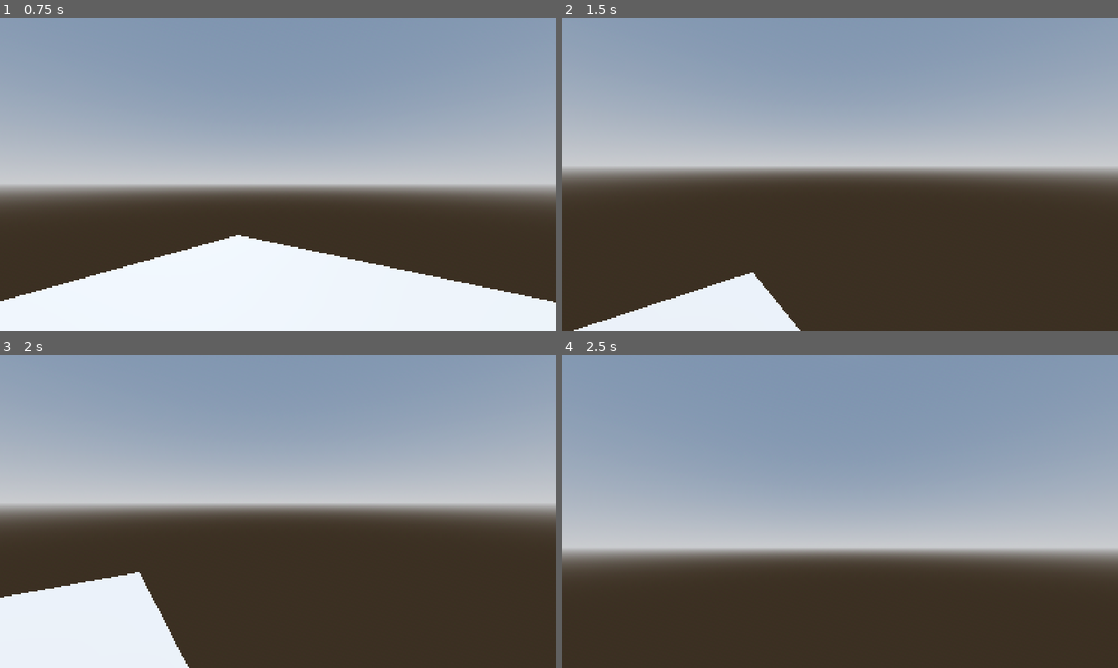
Above: before the commit, frames 1-4 (two rows, left to right).
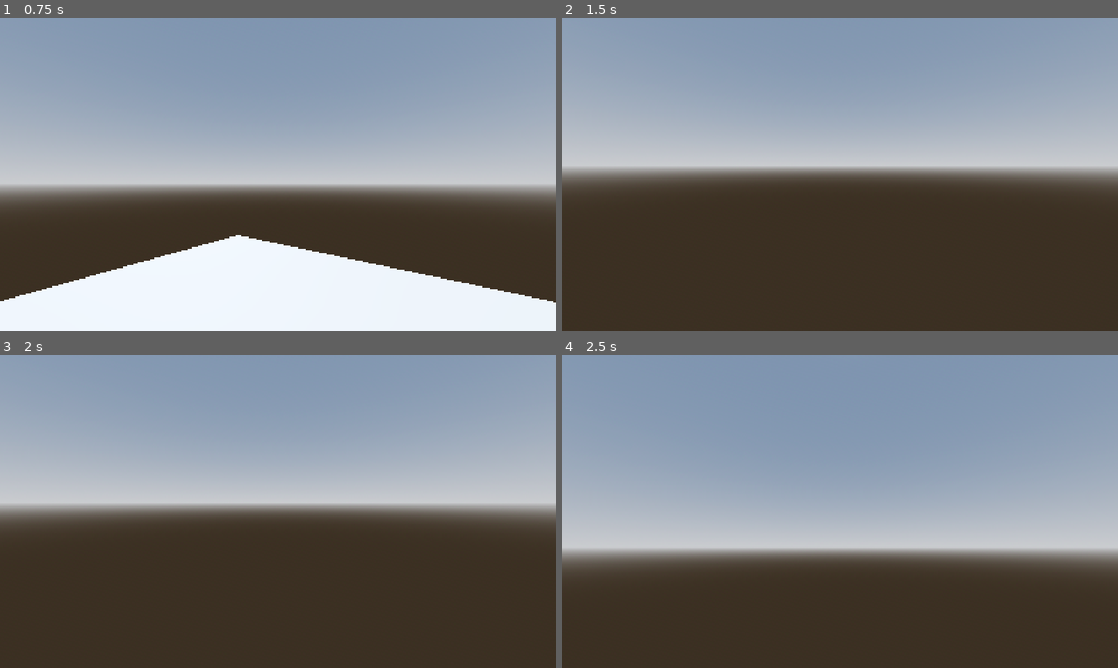
Above: after the commit, the same moments.

Repository: PixelSaver/WannaFall
Game: Godot game, scene res://Scenes/world.tscn
Two runs of this game, one before a commit and one after it. Both use one fixed random seed, a clock stepped at 60 frames per second and the inputs below.
Inputs (mouse positions are in pixels of both pictures, inside the frame that each line leads up to):
- Up to frame 1 (0.75 s): tap Enter at 0.5 s; move the mouse to (305, 174) at 0.52 s; press the mouse at (305, 174) at 0.53 s; hold W (up) from 0.53 s (still down)
- Up to frame 2 (1.5 s): keep holding W (up); tap Space (jump) at 0.77, 1.25 s; move the mouse to (812, 174) at 1.27 s; release the mouse at (812, 174) at 1.28 s; click (812, 174) at 1.35 s
- Up to frame 3 (2 s): keep holding W (up); tap Space (jump) at 1.52 s
- Up to frame 4 (2.5 s): keep holding W (up); move the mouse to (851, 505) at 2.02 s; press the mouse at (851, 505) at 2.03 s

Frame 1 is identical in both runs. In frame 2, 3.9% of the frame differs, in the area x 2-43%, y 81-100%; in frame 3, 8.0%, in the area x 0-34%, y 69-100%; in frame 4, nothing differs.

Commit message:
still trying to tune...

Diff:
--- a/Scenes/world.tscn
+++ b/Scenes/world.tscn
@@ -69,7 +69,7 @@
 shape = SubResource("ConvexPolygonShape3D_5ukr8")
 
 [node name="Hold" parent="Node3D" instance=ExtResource("2_go701")]
-transform = Transform3D(1, 0, 0, 0, 1, 0, 0, 0, 1, 0, 3.495698, 4)
+transform = Transform3D(1, 0, 0, 0, 1, 0, 0, 0, 1, 0, 3.495698, 1.5126157)
 collision_layer = 4
 
 [node name="MeshInstance3D" type="MeshInstance3D" parent="Node3D/Hold"]
--- a/Scripts/player.gd
+++ b/Scripts/player.gd
@@ -3,7 +3,7 @@
 
 const SPEED = 5.0
 const JUMP_VELOCITY = 10
-const GRAVITY = Vector3.DOWN * 20.
+const GRAVITY = Vector3.DOWN * 10.
 @export var mouse_sensitivity : float = .01
 @onready var head: Node3D = $Head
 @onready var camera: Camera3D = $Head/Camera3D
@@ -30,11 +30,11 @@
 	if direction:
 		velocity.x = direction.x * SPEED
 		velocity.z = direction.z * SPEED
+		attract_to_holds(delta)
 	else:
+		attract_to_holds(delta)
 		velocity.x = move_toward(velocity.x, 0, SPEED)
 		velocity.z = move_toward(velocity.z, 0, SPEED)
-
-	attract_to_holds(delta)
 
 
 	move_and_slide()
@@ -52,6 +52,7 @@
 		rot_y = clamp(rot_y, -PI/2., PI/2.)
 		head.rotation.x = rot_y
 	elif Input.is_action_pressed("left_click") and hold_in_crosshair:
+		if attracting_holds.find(hold_in_crosshair) > -1: return
 		hold_in_crosshair.click_held = Hold.Click.LEFT
 		attracting_holds.append(hold_in_crosshair)
 	elif Input.is_action_just_released("left_click"):
@@ -60,13 +61,12 @@
 			if hold.click_held == Hold.Click.LEFT:
 				attracting_holds.erase(hold)
 
-var spring_strength:float = 20
-var damping:float = 9
-var softness:float = 0.1
+var spring_strength:float = 50
+var grab_range:float = 5
 func attract_to_holds(delta:float):
 	if attracting_holds.size() == 0: return
 	for hold in attracting_holds:
 		var vec_to = self.global_position.direction_to(hold.global_position)
 		var dist = self.global_position.distance_to(hold.global_position)
-		velocity += vec_to * spring_strength * delta * (dist)
-		velocity -= velocity * damping * delta
+		velocity += vec_to * spring_strength * delta * (dist/(dist+grab_range))
+		velocity.y -= velocity.y * .5 * delta
